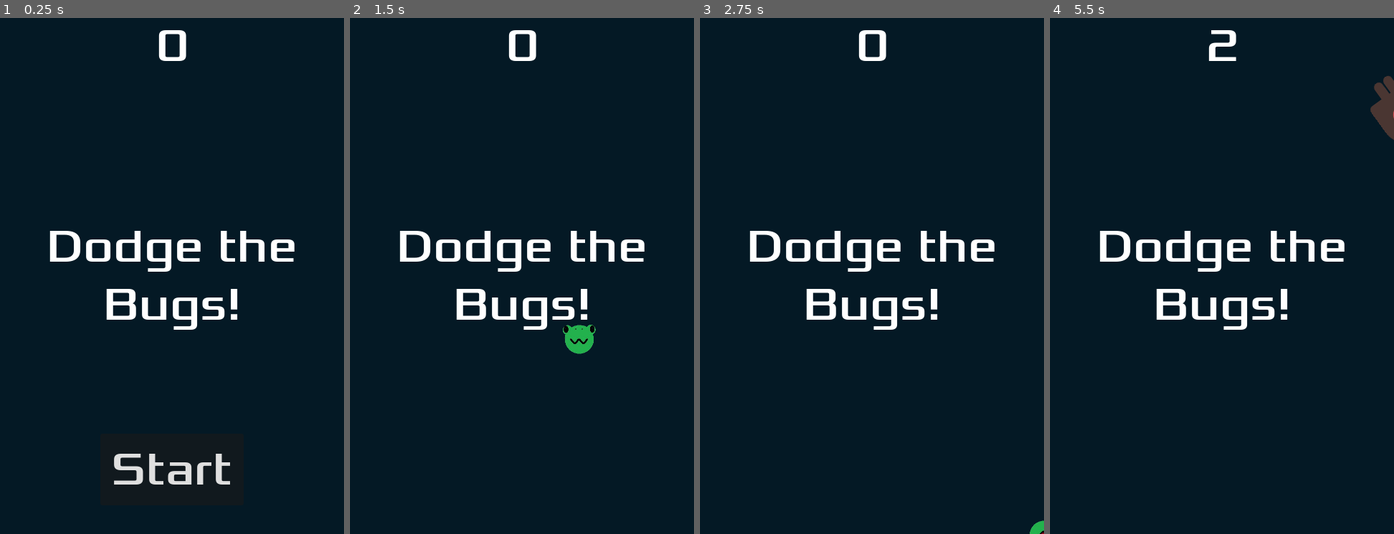
Above: before the commit, frames 1-4 (left to right).
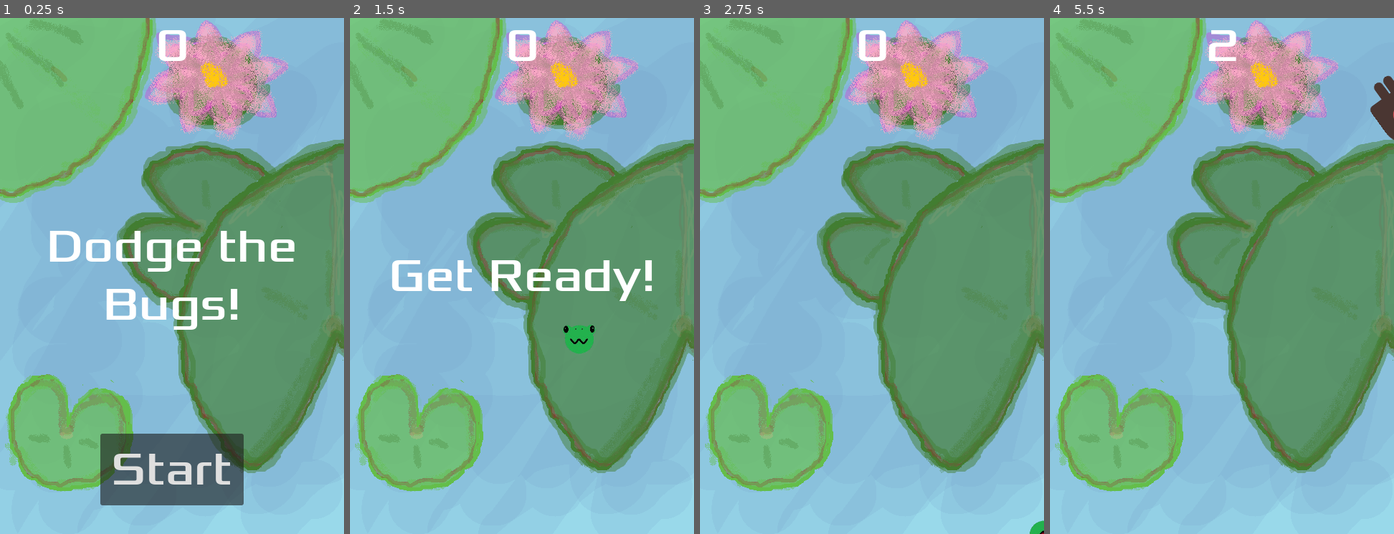
Above: after the commit, the same moments.

Repository: Froggy1018/game-following-tutorial
Game: Godot game, scene res://main.tscn
The game is run twice, just before and just after one commit, with the same random seed, the same clock (stepped at 60 frames per second) and the same inputs. Before the commit the project has no main scene; this scene is started directly in both runs.
Inputs:
- Up to frame 1 (0.25 s): no input
- Up to frame 2 (1.5 s): click "Start" at 0.5 s; tap Enter at 1.25 s; hold Right (move_right) from 1.28 s (still down); tap Alt at 1.35 s
- Up to frame 3 (2.75 s): release Right (move_right) at 2.03 s; hold Down (move_down) from 2.03 s (still down); tap Shift at 2.1 s
- Up to frame 4 (5.5 s): release Down (move_down) at 2.78 s; hold Right (move_right) 2.78-3.53 s; tap Alt at 2.85, 4.35 s; hold Up (move_up) 3.53-4.28 s; tap Shift at 3.6, 5.1 s; hold Left (move_left) from 4.28 s (still down)

The runs differ from the first frame. In frame 1, 96% of the frame differs, in the area x 0-100%, y 0-100%; in frame 2, 99%; in frame 3, 100%; in frame 4, 99%.
Error before the commit: Attempt to call function 'play' in base 'null instance' on a null instance. (res://main.gd:20)

Commit message:
Changed the sprite and the background image

Diff:
--- a/main.tscn
+++ b/main.tscn
@@ -1,9 +1,12 @@
-[gd_scene load_steps=6 format=3 uid="uid://cm3imekvmmcs1"]
+[gd_scene load_steps=9 format=3 uid="uid://cm3imekvmmcs1"]
 
 [ext_resource type="Script" uid="uid://dpp5fpdwfm70w" path="res://main.gd" id="1_0xm2m"]
 [ext_resource type="PackedScene" uid="uid://cca84c4i6fiof" path="res://player.tscn" id="1_ig7tw"]
 [ext_resource type="PackedScene" uid="uid://cmrhbmgbh0ruh" path="res://mob.tscn" id="2_h2yge"]
+[ext_resource type="Texture2D" uid="uid://dqf11wlrx0w4i" path="res://lilypad.png" id="3_272bh"]
 [ext_resource type="PackedScene" uid="uid://oww3osyvijym" path="res://hud.tscn" id="4_1bvp3"]
+[ext_resource type="AudioStream" uid="uid://b33th7w1lxgp" path="res://House In a Forest Loop.ogg" id="6_5vw27"]
+[ext_resource type="AudioStream" uid="uid://dxi467b1evfn8" path="res://gameover.wav" id="7_kek77"]
 
 [sub_resource type="Curve2D" id="Curve2D_0xm2m"]
 _data = {
@@ -15,13 +18,13 @@
 script = ExtResource("1_0xm2m")
 mob_scene = ExtResource("2_h2yge")
 
-[node name="ColorRect" type="ColorRect" parent="."]
+[node name="ColorRect" type="TextureRect" parent="."]
 anchors_preset = 15
 anchor_right = 1.0
 anchor_bottom = 1.0
 grow_horizontal = 2
 grow_vertical = 2
-color = Color(0.016605398, 0.09794583, 0.1442653, 1)
+texture = ExtResource("3_272bh")
 
 [node name="Player" parent="." instance=ExtResource("1_ig7tw")]
 position = Vector2(242, 451)
@@ -48,6 +51,12 @@
 
 [node name="HUD" parent="." instance=ExtResource("4_1bvp3")]
 
+[node name="Music" type="AudioStreamPlayer" parent="."]
+stream = ExtResource("6_5vw27")
+
+[node name="deathSound" type="AudioStreamPlayer" parent="."]
+stream = ExtResource("7_kek77")
+
 [connection signal="body_shape_exited" from="Player" to="." method="hit"]
 [connection signal="body_shape_exited" from="Player" to="." method="game_over"]
 [connection signal="timeout" from="MobTimer" to="." method="_on_mob_timer_timeout"]
--- a/project.godot
+++ b/project.godot
@@ -11,6 +11,7 @@
 [application]
 
 config/name="GameFollowingTutorial"
+run/main_scene="uid://cm3imekvmmcs1"
 config/features=PackedStringArray("4.5", "Mobile")
 config/icon="uid://b1ttenblj3s6v"
 
